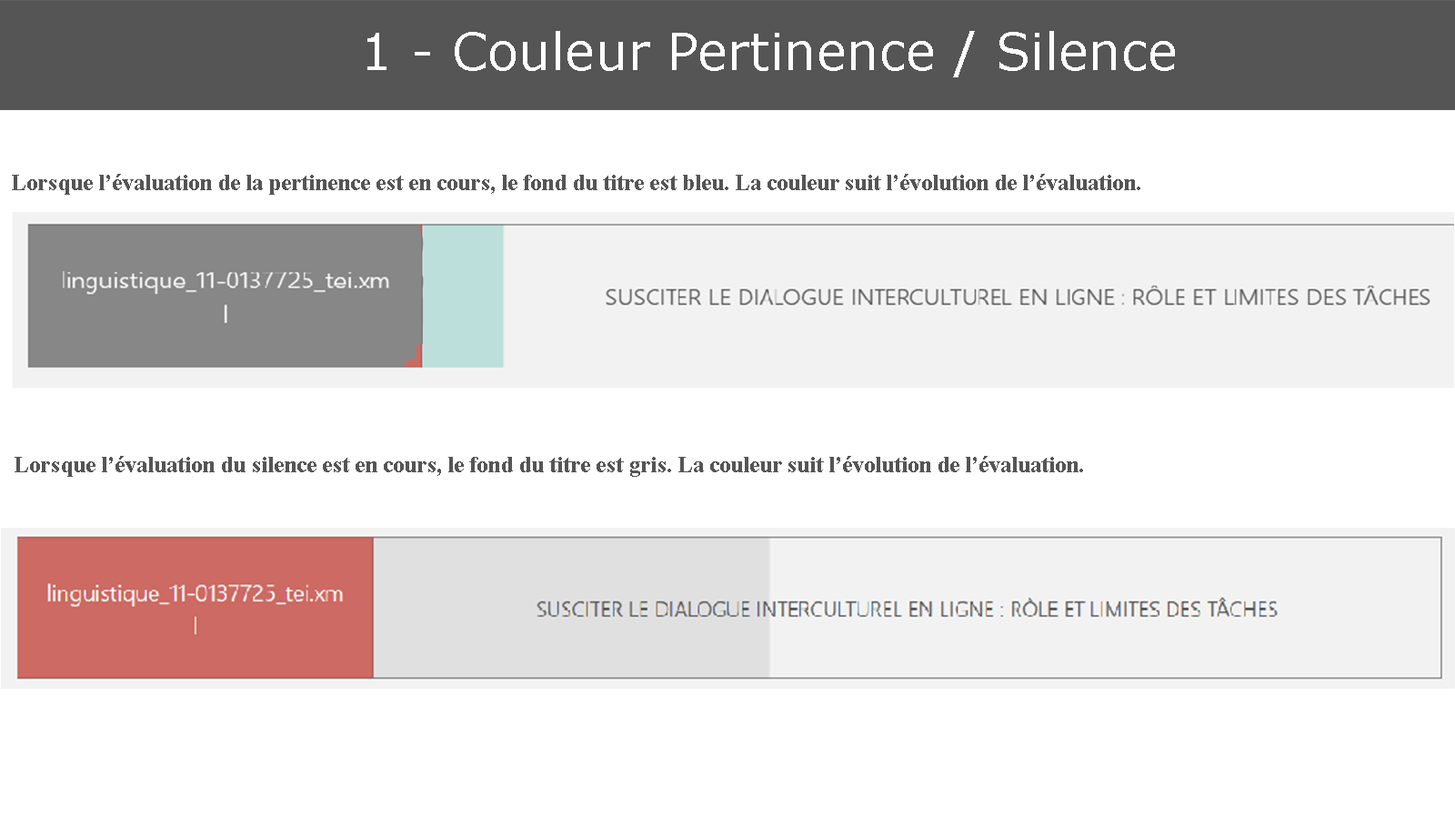
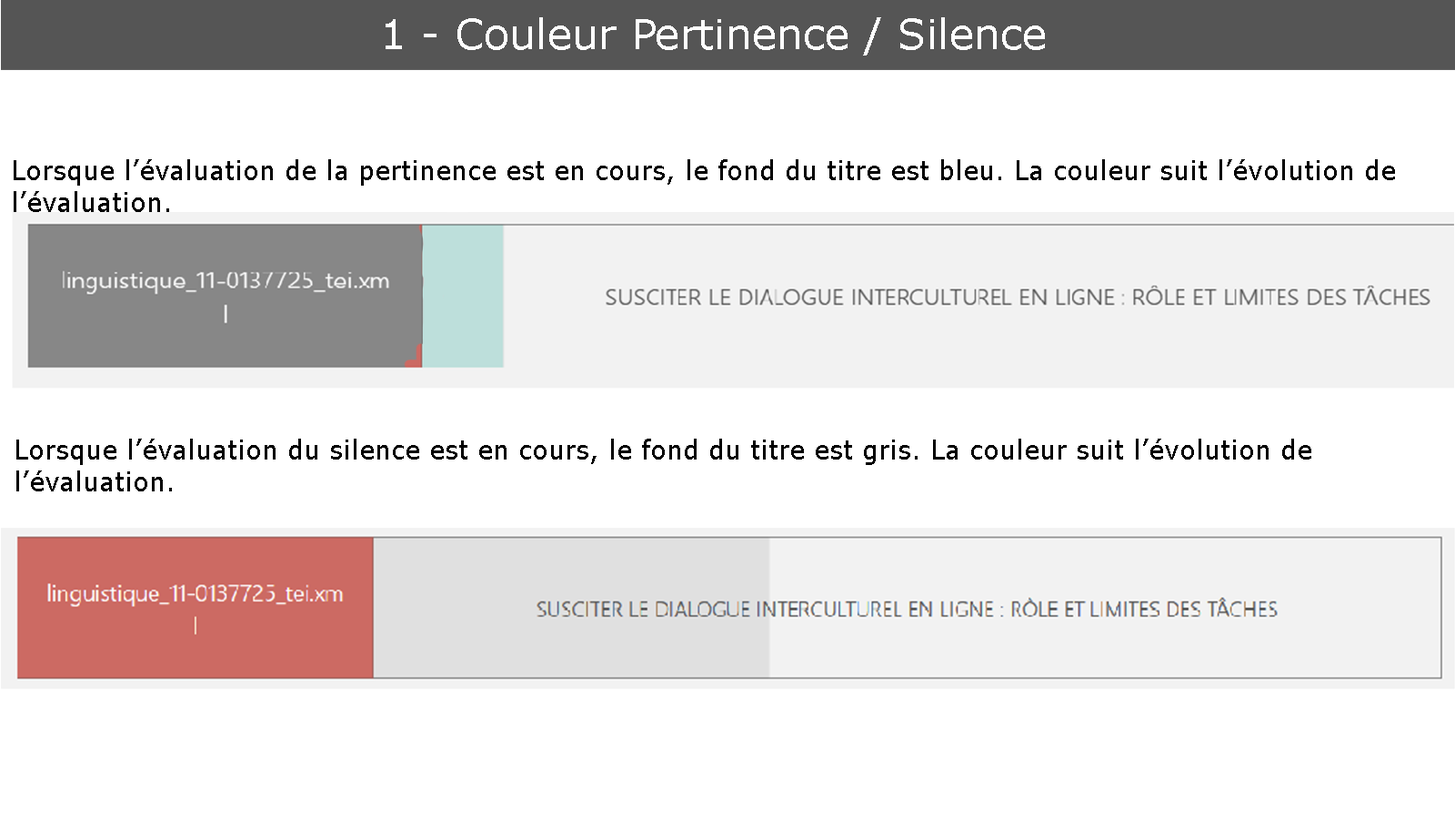
Layer changes from the first w=1455, h=819 image to the second:
painted on "1 - Couleur Pertinence / Silence" over bbox(367, 17, 1176, 78)
painted on "Calque 1" over bbox(0, 0, 1455, 111)
painted on "Lorsque l’évaluation de la pertinence est en cours, le fond du" over bbox(11, 159, 1396, 212)
painted on "Lorsque l’évaluation du silence est en cours, le fond du titre" over bbox(14, 438, 1312, 492)
added layer "Calque 2" over bbox(0, 0, 1455, 492)
